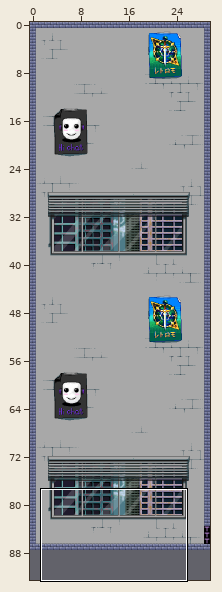
Tiled map (JSON): src/tiled/tilemaps/part2.json. Above, an overview of the earlier version with the close-up marked.
Close-up. The starting point:
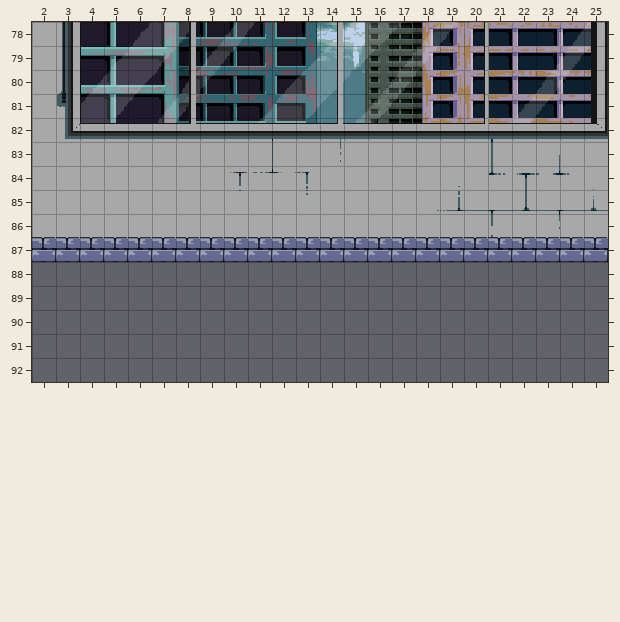
Cells are 16x16 px. Shown: x 2..25, y 78..92.
And afterwards:
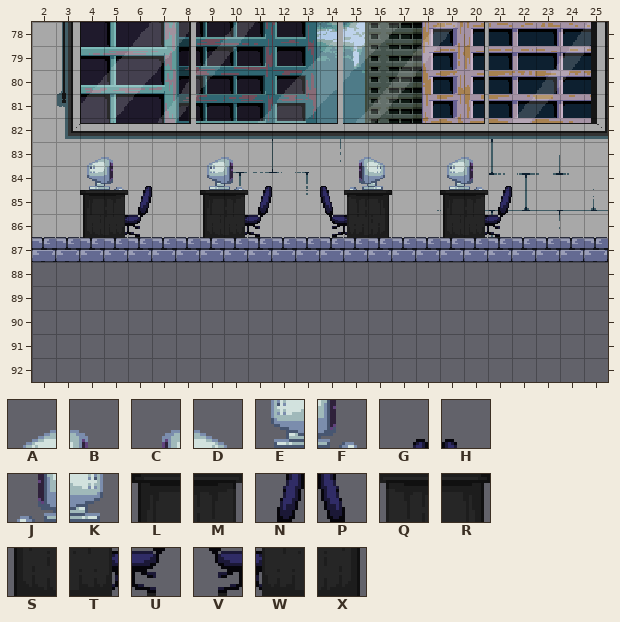
Key: from "wall": A 1355, B 1356, C 1360, D 1361, E 1385, F 1386, G 1387, H 1389, J 1390, K 1391, L 1415, M 1416, N 1417, P 1419, Q 1420, R 1421, S 1445, T 1446, U 1447, V 1449, W 1450, X 1451.
_ is an empty cell.
Tiles of an added or newly shown layer are drawn over the layers below it.
The exact change:
Layer "below/foreground2" (added):
Tile A is added in row 83 at x 4, 9 and 19.
Tile B is added in row 83 at x 5, 10 and 20.
Tile C is added in row 83 at x 15.
Tile D is added in row 83 at x 16.
Tile E is added in row 84 at x 4, 9 and 19.
Tile F is added in row 84 at x 5, 10 and 20.
Tile G is added in row 84 at x 6, 11 and 21.
Tile H is added in row 84 at x 14.
Tile J is added in row 84 at x 15.
Tile K is added in row 84 at x 16.
Tile L is added in row 85 at x 4, 9 and 19.
Tile M is added in row 85 at x 5, 10 and 20.
Tile N is added in row 85 at x 6, 11 and 21.
Tile P is added in row 85 at x 14.
Tile Q is added in row 85 at x 15.
Tile R is added in row 85 at x 16.
Tile S is added in row 86 at x 4, 9 and 19.
Tile T is added in row 86 at x 5, 10 and 20.
Tile U is added in row 86 at x 6, 11 and 21.
Tile V is added in row 86 at x 14.
Tile W is added in row 86 at x 15.
Tile X is added in row 86 at x 16.
Changed places in both close-ups, as pixel boxes (x1, y1, x2, y2):
added: (80, 157, 152, 238)
added: (200, 157, 272, 238)
added: (320, 157, 392, 238)
added: (440, 157, 512, 238)
